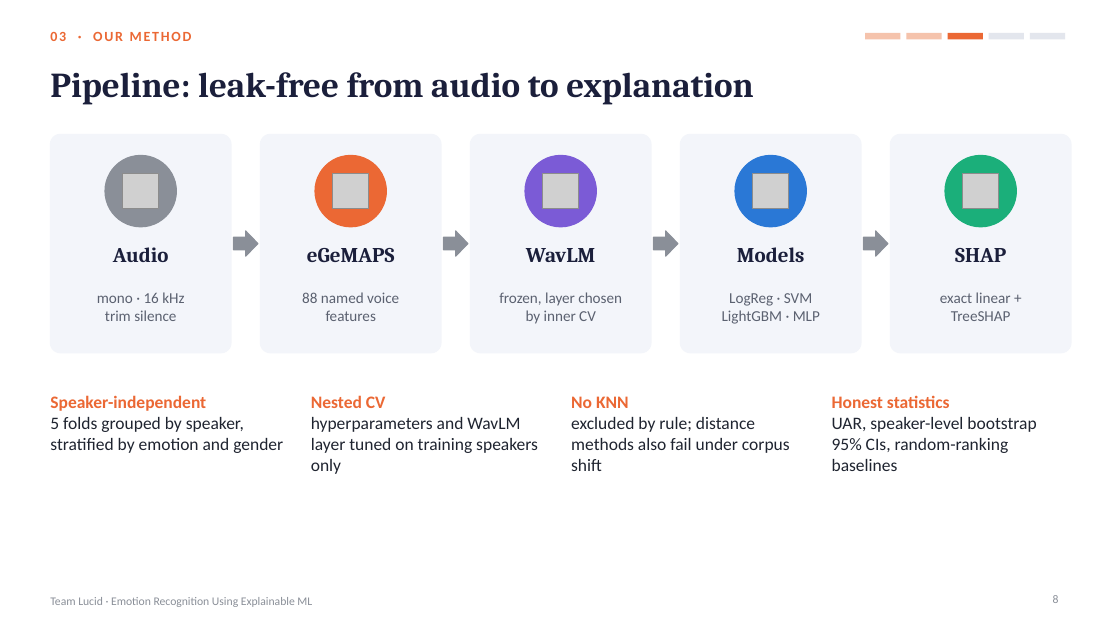
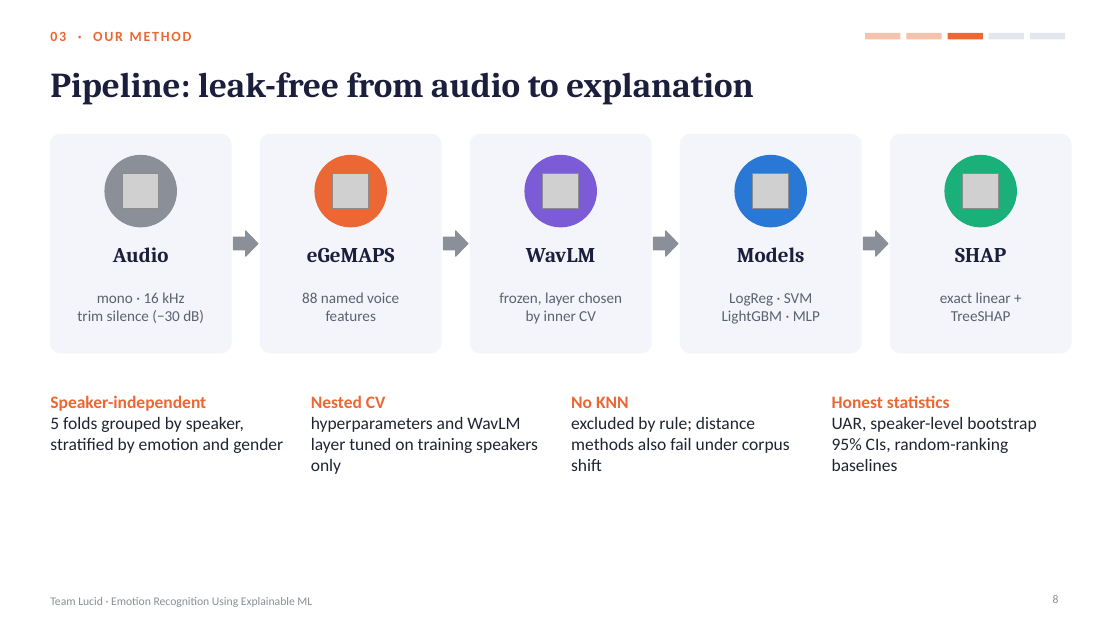
Before and after one commit to shreyashsp25/lucid-speech-emotion-xai, a slide deck: slide 8 of report/Lucid_Final_Presentation.pptx. Drawn at 1120x630 pixels with LibreOffice and Linux fonts; fonts in the diff are those of the drawing; grey boxes stand for pictures. Boxes give left, top, right and bottom in pixels: in the first picture for what was removed or moved away, otherwise in the second. Text is boxed around its words. In the diff, an @@ line names an element or a change of style, - is before the commit and + after.

```diff
--- a/report/Lucid_Final_Presentation.pptx
+++ b/report/Lucid_Final_Presentation.pptx
@@ text at (77, 310, 204, 323): text changed @@
-trim silence
+trim silence (−30 dB)
```
Also in this commit, not shown: 14 other files.
